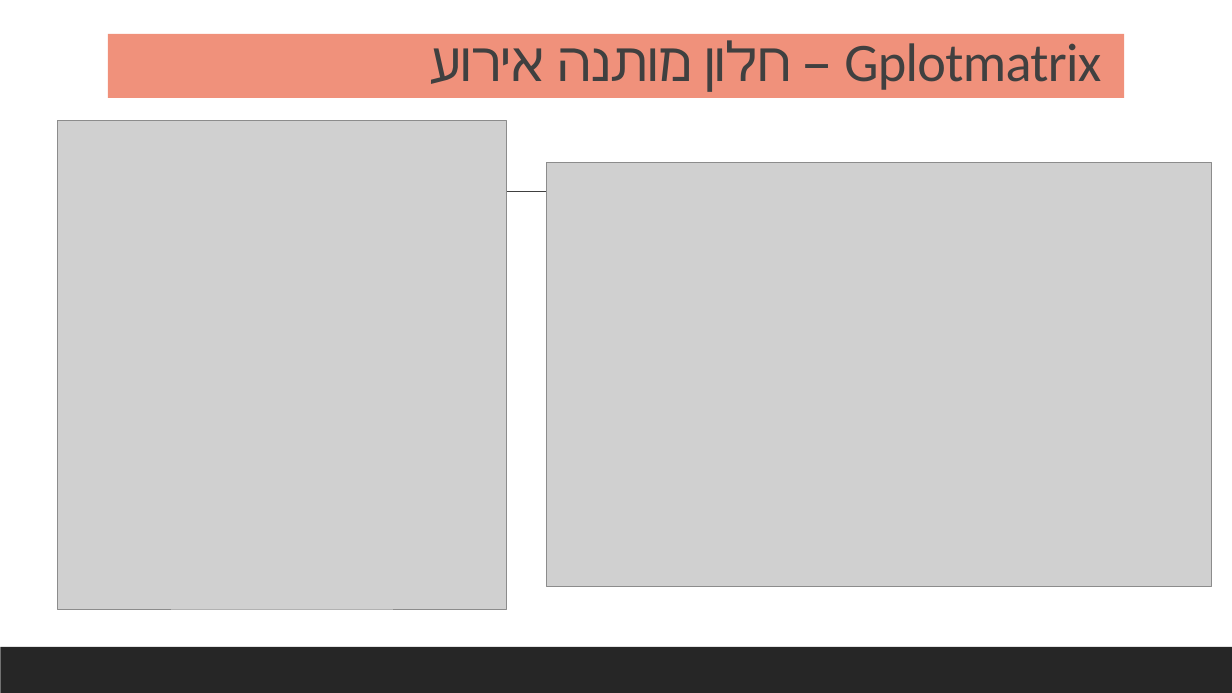
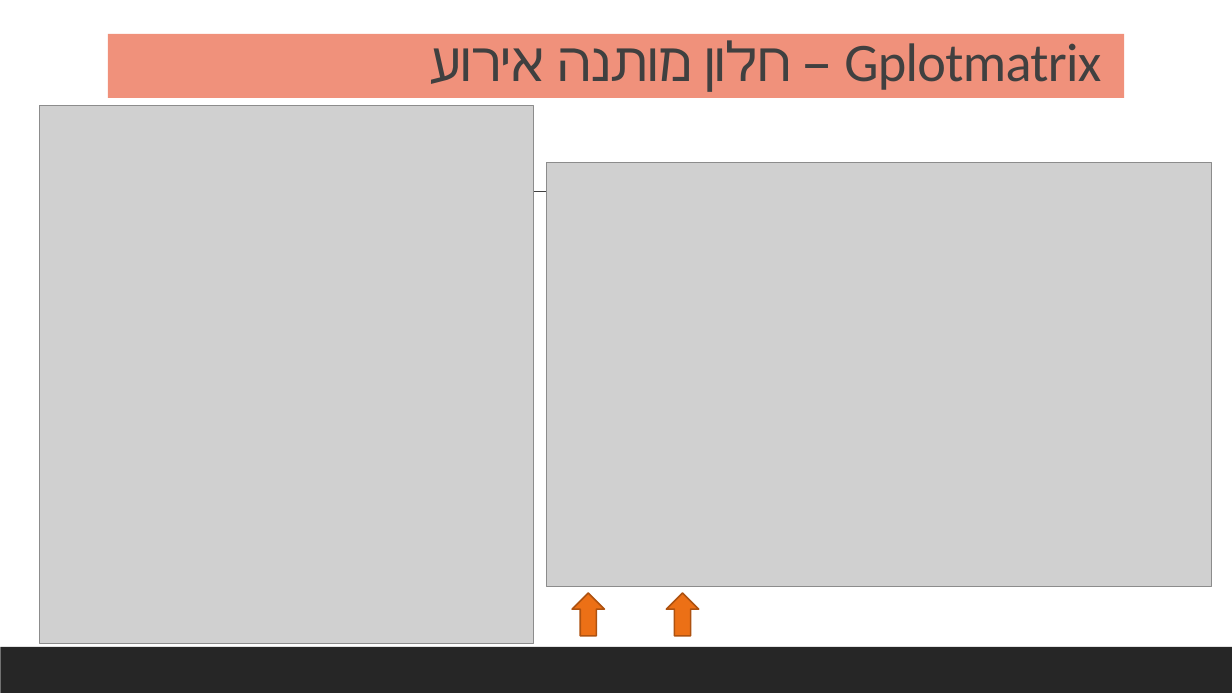
Before and after one commit to evyatar-bur/Continuous_Monitoring_project1, a slide deck: slide 6 of Week 7 presentation template.pptx (slide 5 before the commit). Drawn at 1232x693 pixels with LibreOffice and Linux fonts; fonts in the diff are those of the drawing; grey boxes stand for pictures. Boxes give left, top, right and bottom in pixels: in the first picture for what was removed or moved away, otherwise in the second. Text is boxed around its words. In the diff, an @@ line names an element or a change of style, - is before the commit and + after.

```diff
--- a/Week 7 presentation template.pptx
+++ b/Week 7 presentation template.pptx
@@ picture: place and size @@
-picture at bbox=[57, 121, 506, 609]
+picture at bbox=[39, 105, 533, 642]
@@ right arrow added at bbox=[573, 593, 605, 635], fill #EC7016, outline #AF5310 1.25 pt @@
@@ right arrow added at bbox=[667, 593, 699, 635], fill #EC7016, outline #AF5310 1.25 pt @@
```
Also in this commit, not shown: 3 other slides changed, 1 slide added, 2 other files.
